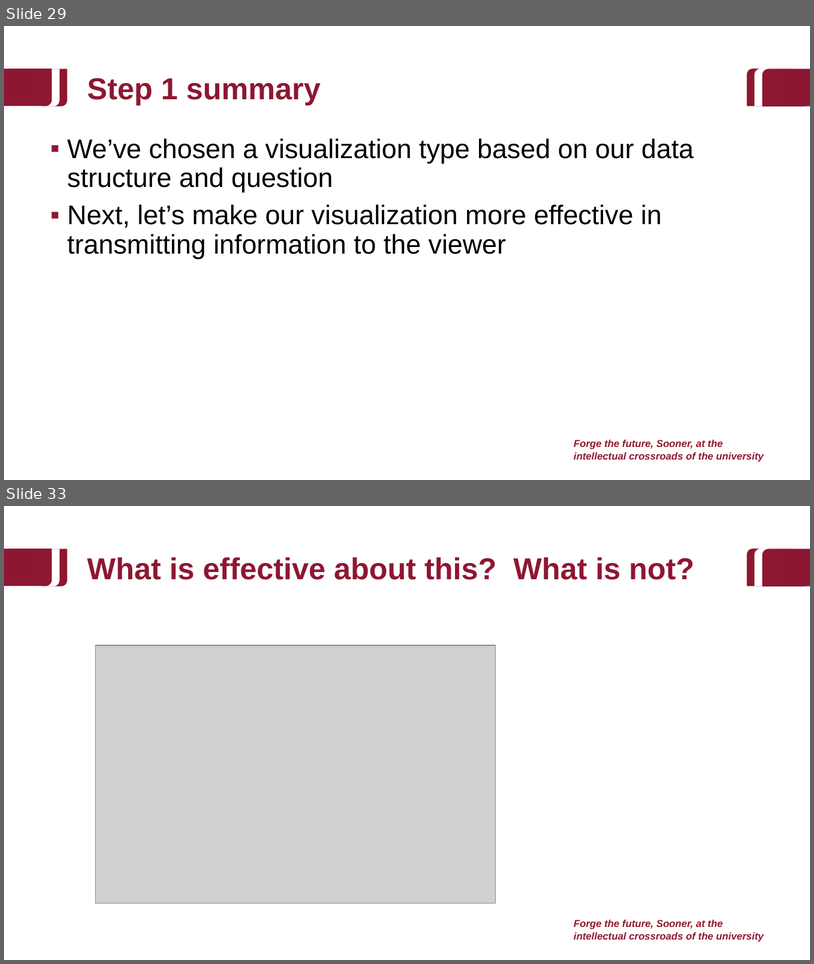
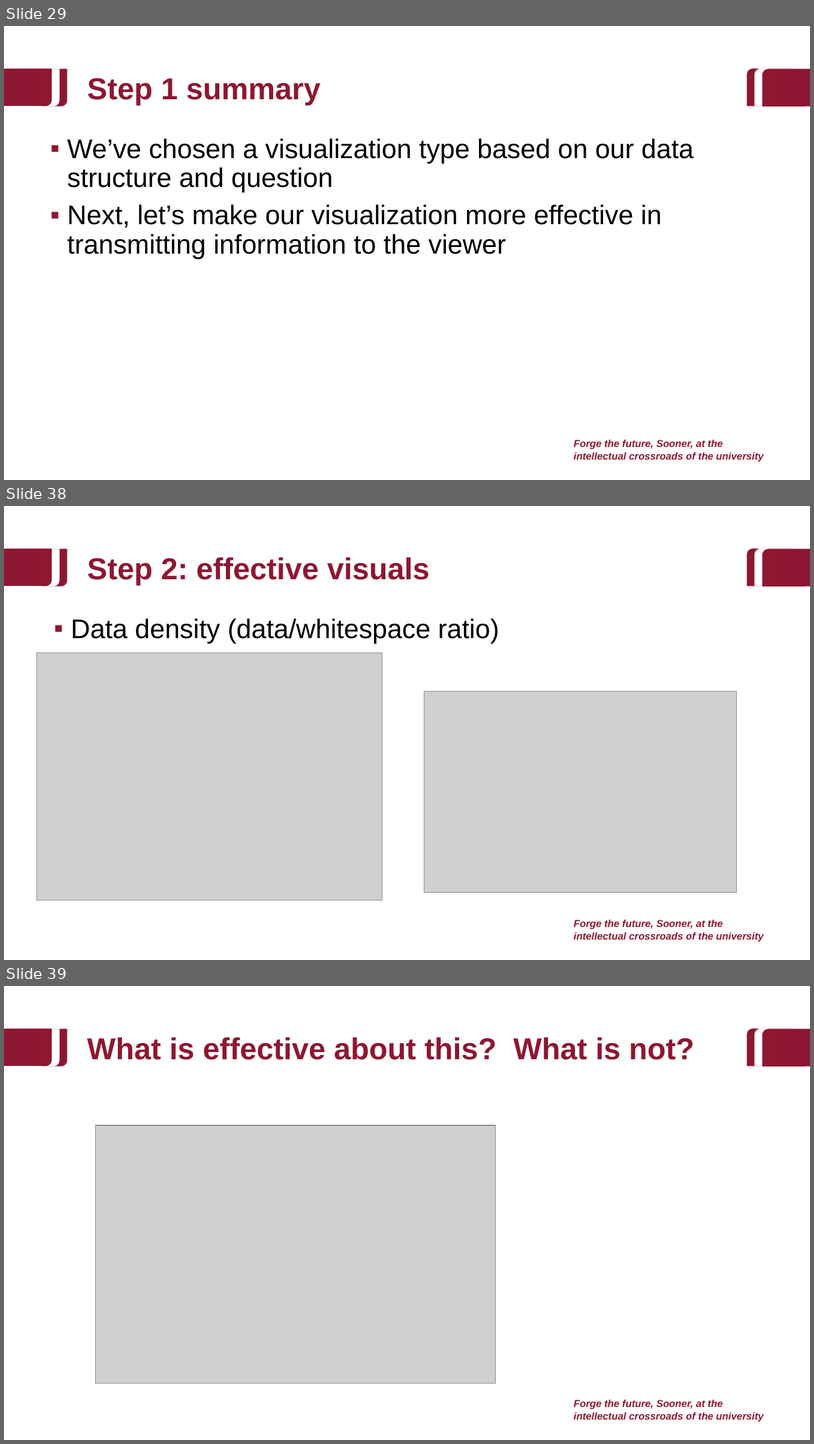
Before and after one commit to baeolophus/2025_data_viz_research, a slide deck: activities.pptx. Shown one above the other, each under a label of ours: slides 29 and 33 before the commit, slides 29, 38 and 39 after it; the slides between them are not shown. The pictures are 814x964 and 814x1444 pixels, drawn with LibreOffice and Linux fonts; fonts in the diff are those of the drawing; grey boxes stand for pictures; background and template pictures are left out. Boxes give left, top, right and bottom in pixels: in the first picture for what was removed or moved away, otherwise in the second. Text is boxed around its words. In the diff, an @@ line names an element or a change of style, - is before the commit and + after.

```diff
--- a/activities.pptx
+++ b/activities.pptx
@@ slide 38 added at (x1=4, y1=506, x2=810, y2=960), background #FFFFFF; not listed: 9 template elements that a slide beside it also shows @@
@@ title added at (x1=87, y1=557, x2=430, y2=585), 36 pt, text #8E1731, bold @@
+Step 2: effective visuals
@@ text added at (x1=71, y1=618, x2=500, y2=643), 32 pt, text #000000 @@
+▪ Data density (data/whitespace ratio)
@@ picture added at (x1=36, y1=653, x2=383, y2=900) @@
@@ picture added at (x1=425, y1=691, x2=737, y2=892) @@
@@ what was slide 33 is now slide 39 @@
```
Also in this commit, not shown: 7 slides changed, 7 other slides added, 1 other file.
